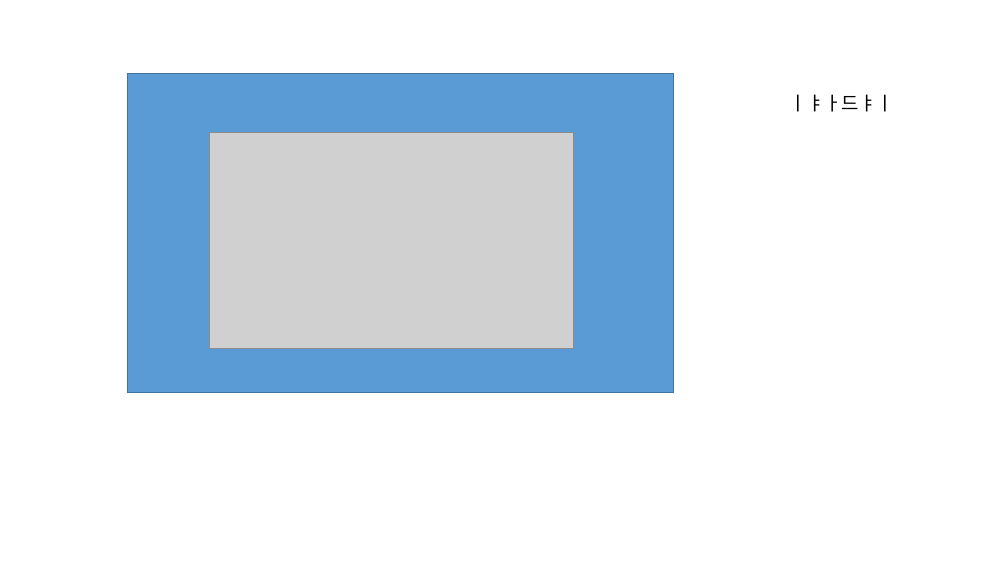
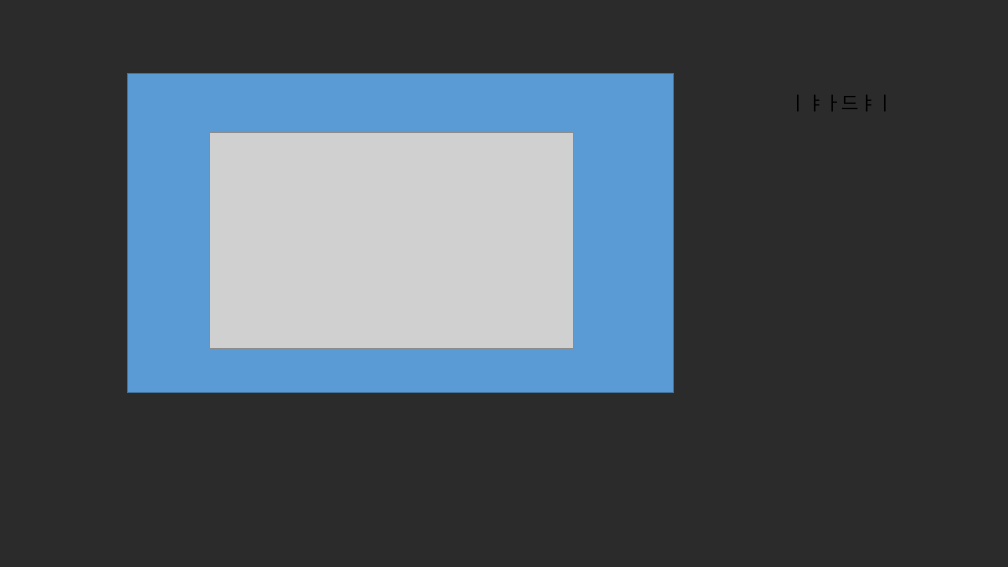
Before and after one commit to Likemilk/PortpolioWebSite, a slide deck: slide 7 of client/res/images.pptx (slide 2 before the commit). Drawn at 1008x567 pixels with LibreOffice and Linux fonts; fonts in the diff are those of the drawing; grey boxes stand for pictures; background and template pictures are left out; a plain dark background stands for a picture behind light text. Boxes give left, top, right and bottom in pixels: in the first picture for what was removed or moved away, otherwise in the second. Text is boxed around its words. In the diff, an @@ line names an element or a change of style, - is before the commit and + after.

```diff
--- a/client/res/images.pptx
+++ b/client/res/images.pptx
@@ background #FFFFFF to picture (left out) @@
```
Also in this commit, not shown: 5 slides added, 15 other files.
